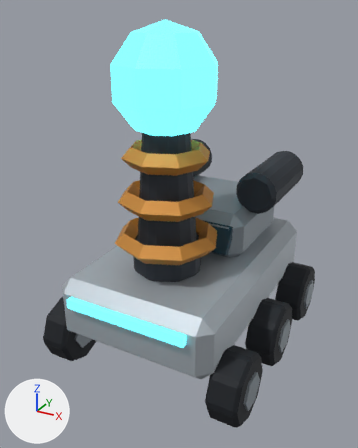
The glTF model public/media/model/exo-arc.glb: old version first, new version second.
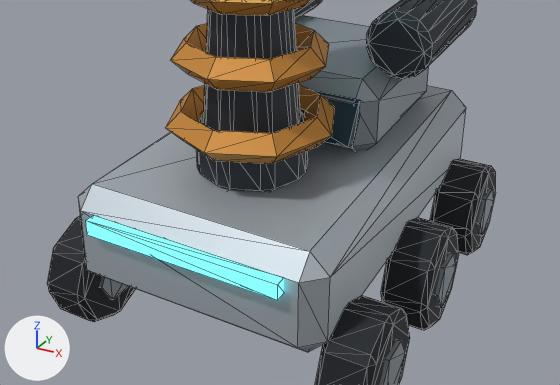
Each version is shown whole from a 50 mm lens placed at (1.88, -3.68, 3.05), pointed at (-0.06, -0.15, 1.29), then close up on the part from 4% to 99% of the width and 37% to 89% of the height. The lights are fixed; the arrows at lower left show +X, +Y and +Z. The last two pictures show the newer version. The close-ups show mesh edges as thin lines. Where no turn or scale is listed for an object, it has been applied to the vertices. Vertices at exactly the same position are counted once.

The first close-up shows 'body'.
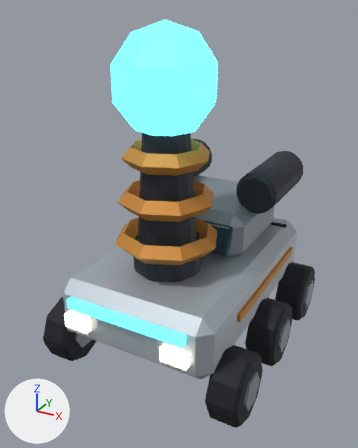
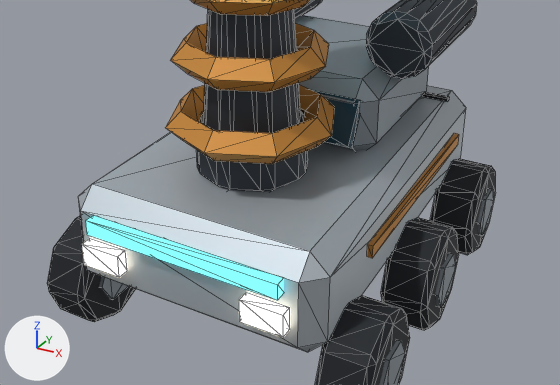
Pixel boxes [x1, y1, x2, y2] of what changed, in the close-ups (560 x 385 px):
part 1 of me_body, added
    after: [422, 92, 450, 102]
part 2 of me_body, added
    after: [367, 133, 459, 258]
part 3 of me_body, added
    after: [82, 238, 127, 277]
part 4 of me_body, added
    after: [239, 292, 290, 337]

What the commit changed:
Material 'lamp' (mat_lamp) is new.
Its base color is (0.0, 0.0, 0.0) (black #000000).
Its roughness is 0.4.
Its emission color is (1.0, 0.88, 0.672) (beige #fff1d6).
Its emission strength is 3.2.
Material 'red' (mat_red) is new.
Its base color is (0.0, 0.0, 0.0) (black #000000).
Its roughness is 0.4.
Its emission color is (1.0, 0.144, 0.0742) (red #ff6a4d).
Its emission strength is 3.0.
me_body is used by ob_body; location (0.0, 0.0, 0.0).
me_body had 746 vertices, 1408 faces and spanned x -0.95..0.95, y -1.15..1.1, z 0.06..2.97.
me_body now has 802 vertices, 1492 faces and spans x -0.95..0.95, y -1.16..1.15, z 0.06..2.97.
me_body part 1: a new loose piece, a box spanning x -0.63..0.63, y 0.818..0.854, z 1.023..1.043, in mat_black (black #1c2026).
me_body part 2: a new loose piece, a box spanning x 0.697..0.727, y -0.572..0.792, z 0.77..0.84, in mat_accent (orange #c98a3a).
me_body part 3: a new loose piece, a box spanning x -0.558..-0.338, y -1.16..-1.1, z 0.66..0.78, in mat_lamp (black #000000, glowing beige #fff1d6).
me_body part 4: a new loose piece, a box spanning x 0.338..0.558, y -1.16..-1.1, z 0.66..0.78, in mat_lamp (black #000000, glowing beige #fff1d6).
Other edits to the shape of me_body do not show in these pictures.
me_body gains material mat_lamp (black #000000, glowing beige #fff1d6).
me_body gains material mat_red (black #000000, glowing red #ff6a4d).
